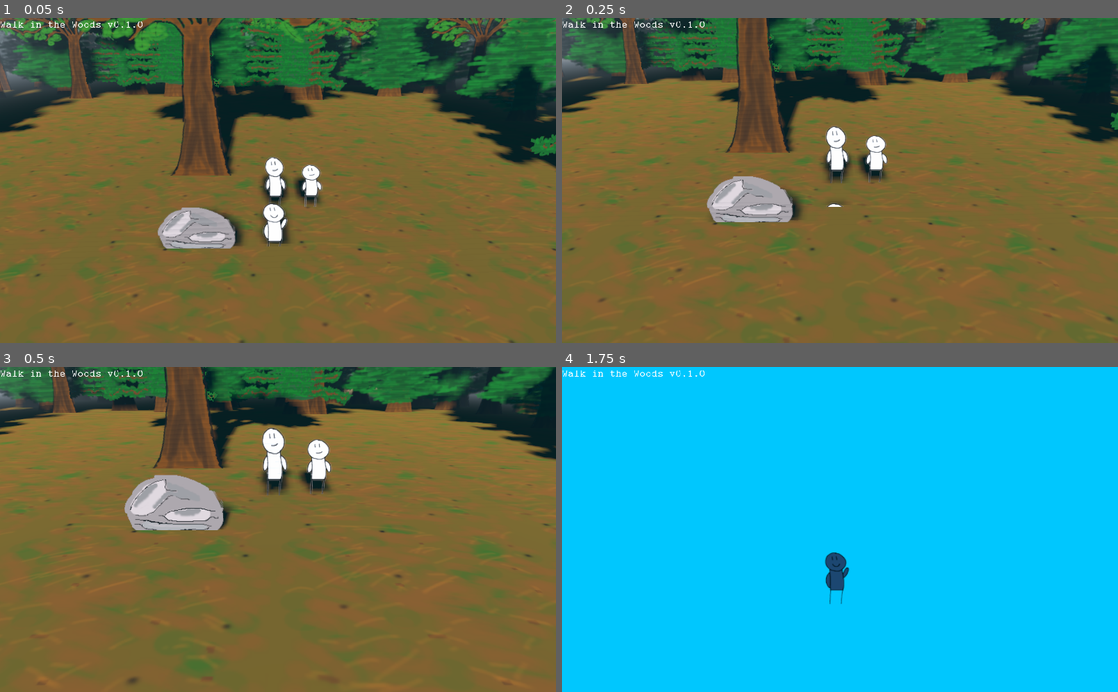
Above: before the commit, frames 1-4 (two rows, left to right).
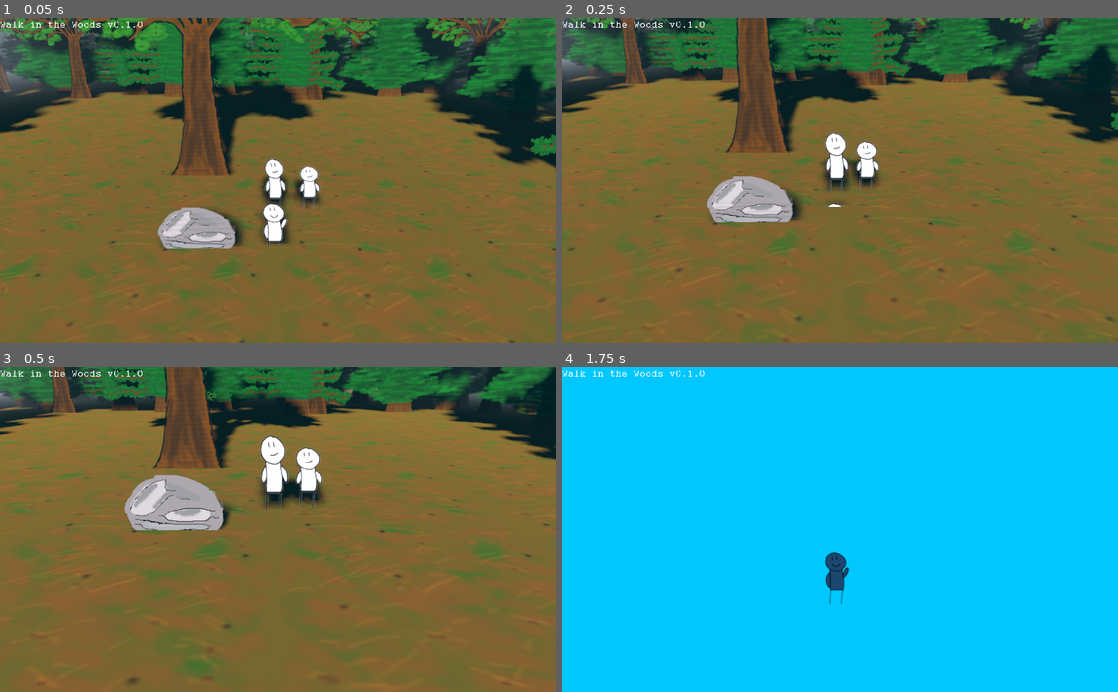
Above: after the commit, the same moments.

Repository: Schoperation/AllTheStarsAtNight
Game: Godot game, scene res://world/World.tscn
The game is run twice, just before and just after one commit, with the same random seed, the same clock (stepped at 60 frames per second) and the same inputs.
Inputs (mouse positions are in pixels of both pictures, inside the frame that each line leads up to):
- Up to frame 1 (0.05 s): no input
- Up to frame 2 (0.25 s): no input
- Up to frame 3 (0.5 s): no input
- Up to frame 4 (1.75 s): move the mouse to (962, 513) at 0.52 s; hold D (move_right) 0.53-1.28 s; tap Mouse wheel up (zoom_in) at 0.6 s; click (962, 513) at 0.67 s; move the mouse to (728, 545) at 1.27 s; hold S (move_down) from 1.28 s (still down); tap Mouse wheel down (zoom_out) at 1.35 s; click (728, 545) at 1.42 s

The runs differ from the first frame. In frame 1, 0.4% of the frame differs, in the area x 47-59%, y 42-59%; in frame 2, 1.3%; in frame 3, 1.8%, in the area x 46-60%, y 18-44%; in frame 4, nothing differs.

Commit message:
Worked on pathfinding bit more

Diff:
--- a/follower/Follower.gd
+++ b/follower/Follower.gd
@@ -16,4 +16,13 @@
 # Travel to the player... so far just straight lines
 func pathfind():
 
+	var distanceZ = player.transform.origin.z - self.transform.origin.z
+	var distanceX = player.transform.origin.x - self.transform.origin.x
 	var distance = self.transform.origin.distance_to(player.transform.origin)
+	var travelZ = distanceZ / 50
+	var travelX = distanceX / 50
+
+	if abs(distanceX) > 3:
+		translate(Vector3(travelX, 0, 0))
+	if abs(distanceZ) > 3:
+		translate(Vector3(0, 0, travelZ))
--- a/world/World.tscn
+++ b/world/World.tscn
@@ -80,5 +80,4 @@
 transform = Transform( 1, 0, 0, 0, 1, 0, 0, 0, 1, 0, 6.37148, 14.2409 )
 shape = SubResource( 2 )
 [connection signal="timeout" from="Sun/DayCycle" to="Sun" method="_on_DayCycle_timeout"]
-[connection signal="mouse_entered" from="OriginChunk/Tree" to="UI" method="_on_Tree_mouse_entered"]
 [connection signal="body_entered" from="GameEnd" to="Player" method="_on_GameEnd_body_entered"]
